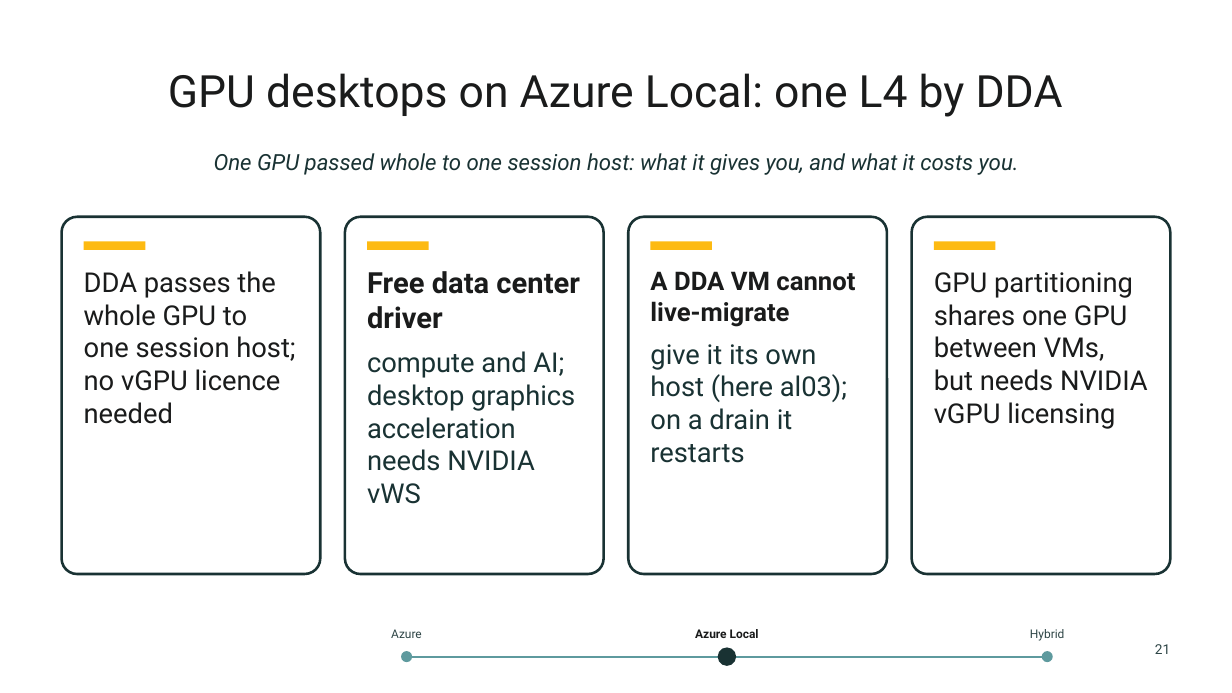
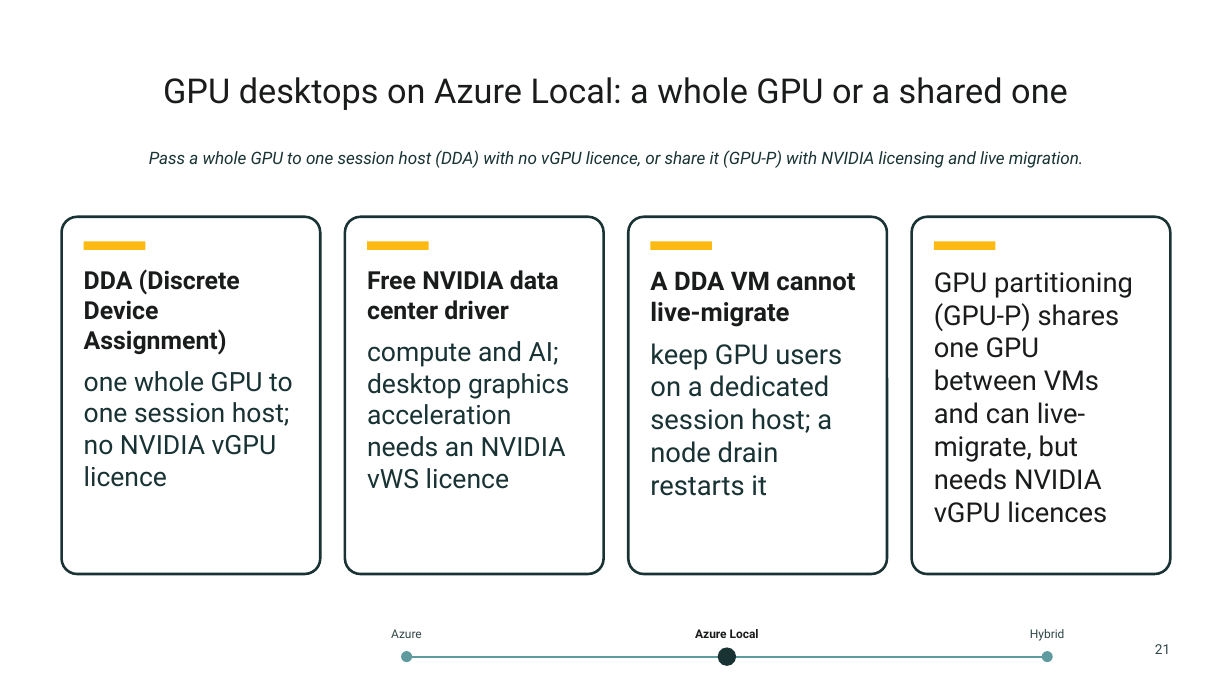
Before and after one commit to thisismydemo/nic2026_avd, a slide deck: slide 21 of presentation/AVD_Anywhere_NIC2026.pptx. Drawn at 1232x693 pixels with LibreOffice and Linux fonts; fonts in the diff are those of the drawing; background and template pictures are left out. Boxes give left, top, right and bottom in pixels: in the first picture for what was removed or moved away, otherwise in the second. Text is boxed around its words. In the diff, an @@ line names an element or a change of style, - is before the commit and + after.

```diff
--- a/presentation/AVD_Anywhere_NIC2026.pptx
+++ b/presentation/AVD_Anywhere_NIC2026.pptx
@@ title at (163, 77, 1068, 110): text changed; size 26 to 20 pt @@
-GPU desktops on Azure Local: one L4 by DDA
+GPU desktops on Azure Local: a whole GPU or a shared one
@@ text at (149, 150, 1083, 168): text changed; size 13 to 10 pt @@
-One GPU passed whole to one session host: what it gives you, and what it costs you.
+Pass a whole GPU to one session host (DDA) with no vGPU licence, or share it (GPU-P) with NVIDIA licensing and live migration.
@@ text at (84, 269, 293, 487): text changed; size 16 to 15.5 pt; text colour #1A1B1B to #193233 @@
-DDA passes the whole GPU to one session host; no vGPU licence needed
+DDA (Discrete Device Assignment)
+one whole GPU to one session host; no NVIDIA vGPU licence
@@ text at (367, 270, 569, 489): text changed; size 16 to 15.5 pt @@
-Free data center driver
-compute and AI; desktop graphics acceleration needs NVIDIA vWS
+Free NVIDIA data center driver
+compute and AI; desktop graphics acceleration needs an NVIDIA vWS licence
@@ text at (934, 272, 1133, 523): text changed @@
-GPU partitioning shares one GPU between VMs, but needs NVIDIA vGPU licensing
+GPU partitioning (GPU-P) shares one GPU between VMs and can live-migrate, but needs NVIDIA vGPU licences
@@ text at (650, 343, 842, 496): text changed @@
-give it its own host (here al03); on a drain it restarts
+keep GPU users on a dedicated session host; a node drain restarts it
```
Also in this commit, not shown: 37 other slides changed, 5 slides added, 2 slides removed.
